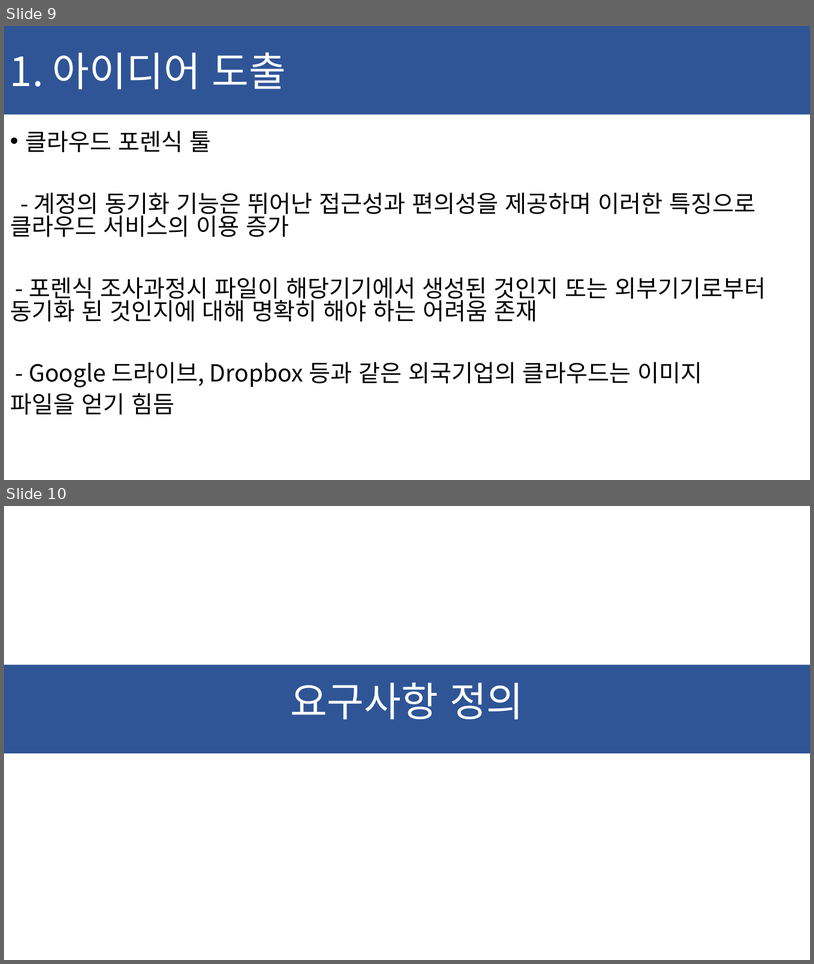
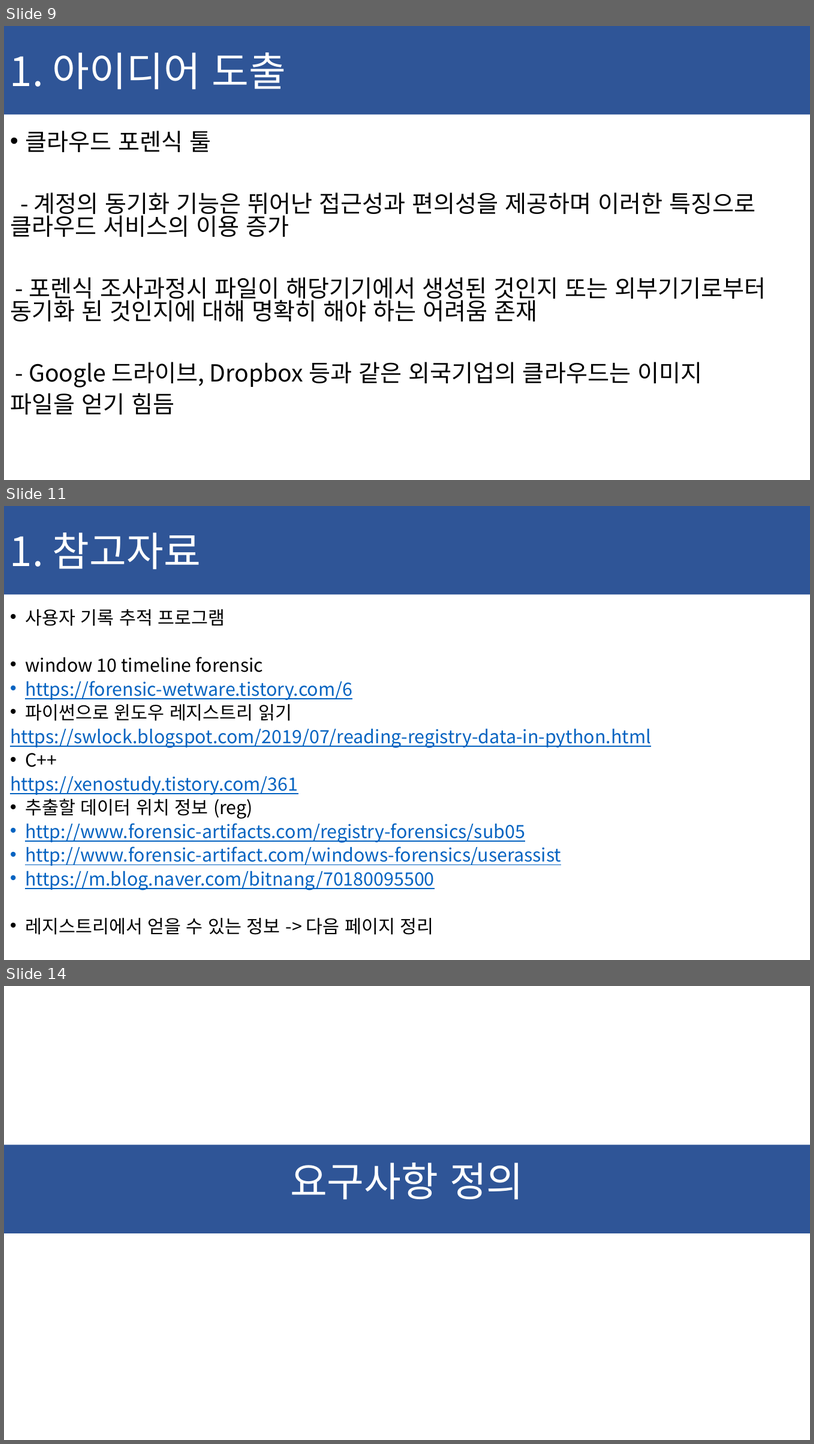
Before and after one commit to ChaeSung-Lee/DJ_InternShip, a slide deck: 2021_Summer/jp.hong/Project_BnD_jph.pptx. Shown one above the other, each under a label of ours: slides 9 and 10 before the commit, slides 9, 11 and 14 after it; the slides between them are not shown. The pictures are 814x964 and 814x1444 pixels, drawn with LibreOffice and Linux fonts; fonts in the diff are those of the drawing. Boxes give left, top, right and bottom in pixels: in the first picture for what was removed or moved away, otherwise in the second. Text is boxed around its words. In the diff, an @@ line names an element or a change of style, - is before the commit and + after.

```diff
--- a/2021_Summer/jp.hong/Project_BnD_jph.pptx
+++ b/2021_Summer/jp.hong/Project_BnD_jph.pptx
@@ slide 11 added at <box>4,506,810,960</box>, background #FFFFFF @@
@@ rectangle added at <box>4,506,810,594</box>, fill #2F5597, 48 pt, text #FFFFFF @@
+1. 참고자료
@@ text added at <box>10,609,651,934</box>, 21.7 pt, text #0563C1, underline @@
+• 사용자 기록 추적 프로그램
+• window 10 timeline forensic
+• https://forensic-wetware.tistory.com/6
+• 파이썬으로 윈도우 레지스트리 읽기
+https://swlock.blogspot.com/2019/07/reading-registry-data-in-python.html
+• C++
+https://xenostudy.tistory.com/361
+• 추출할 데이터 위치 정보 (reg)
+• http://www.forensic-artifacts.com/registry-forensics/sub05
+• http://www.forensic-artifact.com/windows-forensics/userassist
+• https://m.blog.naver.com/bitnang/70180095500
+• 레지스트리에서 얻을 수 있는 정보 -> 다음 페이지 정리
@@ what was slide 10 is now slide 14 @@
```
Also in this commit, not shown: 2 slides changed, 4 other slides added.
